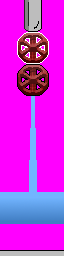
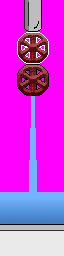
Two versions of the same layered image (64x256). Layer-by-layer changes:
added layer "Layer 3" above "Background" over [0, 224, 64, 256]
painted on "Background" over [0, 250, 64, 256]
